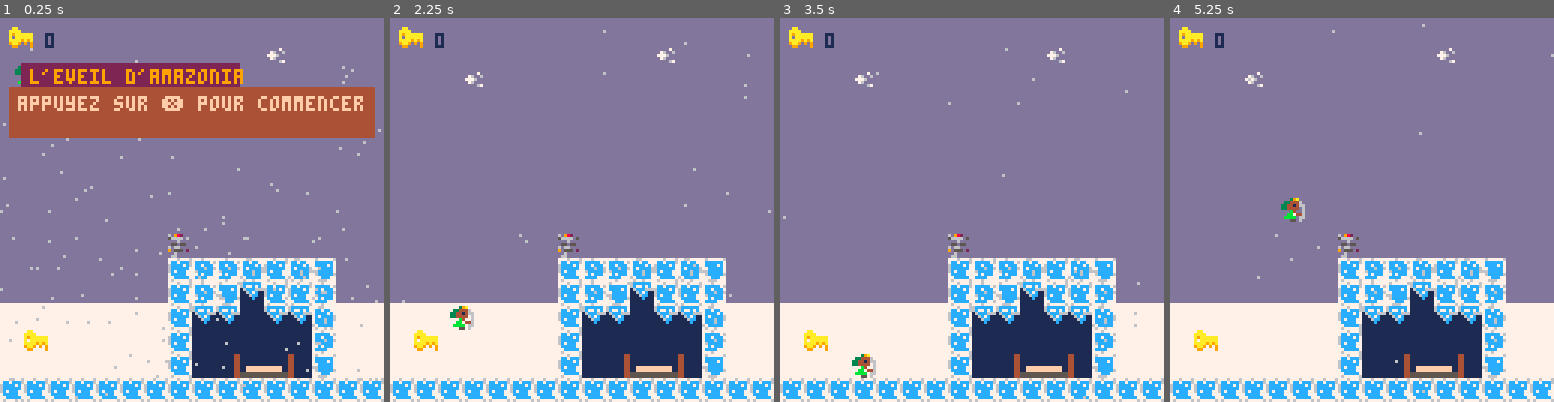
Above: before the commit, frames 1-4 (left to right).
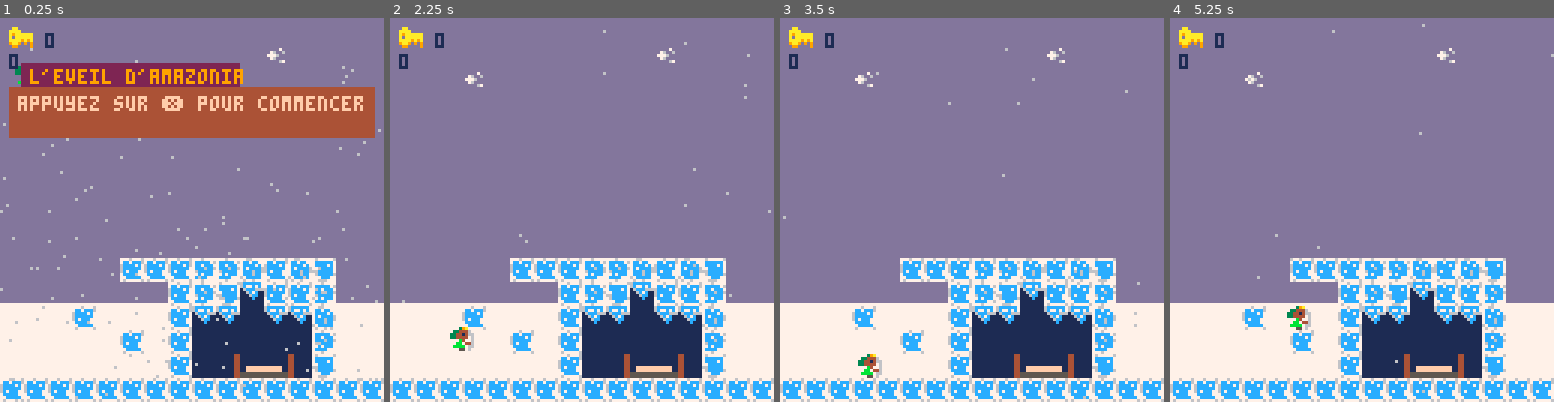
Above: after the commit, the same moments.

Repository: adatechschool/doris-pico-8-BastienVintras
Game: PICO-8 cartridge tuto.p8
Two runs of this game, one before a commit and one after it. Both use one fixed random seed, a clock stepped at 60 frames per second and the inputs below.
Inputs:
- Up to frame 1 (0.25 s): no input
- Up to frame 2 (2.25 s): tap X (X key) at 0.33, 1.07, 1.85 s; hold Right 1.6-2.1 s; hold Up from 2.15 s (still down)
- Up to frame 3 (3.5 s): release Up at 2.42 s; hold Right 2.47-3.03 s; tap X (X key) at 2.97 s; hold Left from 3.08 s (still down)
- Up to frame 4 (5.25 s): release Left at 3.58 s; hold Right 4.02-4.68 s; tap X (X key) at 4.08, 5.2 s; hold Up 4.73-5.03 s; hold Left from 5.08 s (still down)

The runs differ from the first frame. In frame 1, 1.7% of the frame differs, in the area x 2-50%, y 9-88%; in frame 2, 2.1%; in frame 3, 2.0%; in frame 4, 2.2%.

Commit message:
portes et fin de niveau

Diff:
--- a/tuto.p8
+++ b/tuto.p8
@@ -59,6 +59,7 @@
  end
  print(p.keys,camx+15,5,1)
  spr(32,camx+3,3)
+ print (state, camx+3, 12,1)
  draw_msg()
 
 
@@ -87,7 +88,7 @@
 
 if (is_grounded()) then
 p.dy=0
-if(btnp(2))p.dy=-5.5
+if(btnp(2))p.dy=-3
 else
 p.dy+=0.3
 if(p.dy>4)p.dy=4
@@ -220,9 +221,9 @@
 function interact(x,y)
 if check_flag(3,x,y)then
 pick_up_key(x,y)
---elseif check_flag(4,x,y)
---and p.keys>0 then
---open_door(x,y)
+elseif check_flag(4,x,y)
+and p.keys>0 then
+open_door(x,y)
  end
 end
 
@@ -259,41 +260,41 @@
 00094000552661107ccccc7777c7ccc77ccc6cc776ccccc6155555511111114411ffffff44111111ffffff11d555555d55555555000000000000000000000000
 000440005652661177ccccc77cccc77767ccccc7777ccc771411114111111144555555554411111155555555d565655d55555555000000000000000000000000
 0004400056661661767777767776777776776777776667771411114111111144555555554411111155555555d555555d55555555000000000000000000000000
-0aa00000000000006cccccc70000000077777777ddddddddc0c00c0c0000000066666666dddddddd66666666d565655d00000000000000000000000000000000
-aaaa0000000000006c77c7c70000000077777777dddddddd0c6776c00000000066666666dddddddd66666666d555555d00000000000000000000000000000000
-a9aaaaaa0000000016ccc6660000000077667777ddddd7ddc667766c00000000655556665dd5555566666666d565655d00000000000000000000000000000000
-a0aaaaaa00000000116c7c110000a10077667777dd76dd6d0006c00000000000657775665dd5656566666666d555555d00000000000000000000000000000000
-aaaa9a9a000000001116cc11000aa10066666677d7776ddd070c600000000000677777565dd5555566666666d565655d00000000000000000000000000000000
-9aa90909000000001111c11100aaaa1066666677dd76ddddc660066c00000000677777565dd5656566666666d555555d00000000000000000000000000000000
-0990000900000000111111110aaaaaa166666677ddddd67d0c6006c000000000677777565dd5555566666666d555555d00000000000000000000000000000000
-0000000000000000111111110aaaaaa166666677ddddddddc0c00c0c00000000657775565dd5656566666666d555555d00000000000000000000000000000000
-0000000000000000000000000000000000000000000000000000000060ddd0d00000000000000000000000007777777700000000000000000000000000000000
-00000000000000000000000000000000000000000000000000000000568686500000000000000000000000007777677600000000000000000000000000000000
-00000000000000000000000000000000000000000000000000000000006660000000000000000000000000006676676600000000000000000000000000000000
-00000000000000000000000000000000000000000000000000000000055055000000000000000000000000006666666600000000000000000000000000000000
-000000000000000000000000000000000000000000000000000000006066d0d00000000000000000000000006666666600000000000000000000000000000000
-00000000000000000000000000000000000000000000000000000000905550200000000000000000000000006666666600000000000000000000000000000000
-000000000000000000000000000000000000000000000000000000000060d0000000000000000000000000006666666600000000000000000000000000000000
-000000000000000000000000000000000000000000000000000000000660dd000000000000000000000000006666666600000000000000000000000000000000
+0aa00000000000006cccccc70000000077777777ddddddddc0c00c0c5555555566666666dddddddd66666666d565655d00000000000000000000000000000000
+aaaa0000000000006c77c7c70000000077777777dddddddd0c6776c05555565566666666dddddddd66666666d555555d00000000000000000000000000000000
+a9aaaaaa0000000016ccc6660000000077667777ddddd7ddc667766c55555665655556665dd5555566666666d565655d00000000000000000000000000000000
+a0aaaaaa00000000116c7c110000a10077667777dd76dd6d0006c00055556555657775665dd5656566666666d555555d00000000000000000000000000000000
+aaaa9a9a000000001116cc11000aa10066666677d7776ddd070c600055565555677777565dd5555566666666d565655d00000000000000000000000000000000
+9aa90909000000001111c11100aaaa1066666677dd76ddddc660066c55555555677777565dd5656566666666d555555d00000000000000000000000000000000
+0990000900000000111111110aaaaaa166666677ddddd67d0c6006c056555565677777565dd5555566666666d555555d00000000000000000000000000000000
+0000000000000000111111110aaaaaa166666677ddddddddc0c00c0c55555555657775565dd5656566666666d555555d00000000000000000000000000000000
+0450000004444440000000000000000000000000000000000000000060ddd0d00000000000000000000000007777777700000000000000000000000000000000
+04500000045555400000000000000000000000000000000000000000568686500000000000000000000000007777677600000000000000000000000000000000
+04500000045555400000000000000000000000000000000000000000006660000000000000000000000000006676676600000000000000000000000000000000
+04500000044444400000000000000000000000000000000000000000055055000000000000000000000000006666666600000000000000000000000000000000
+a450000004444a4000000000000000000000000000000000000000006066d0d00000000000000000000000006666666600000000000000000000000000000000
+04500000045555400000000000000000000000000000000000000000905550200000000000000000000000006666666600000000000000000000000000000000
+045000000455554000000000000000000000000000000000000000000060d0000000000000000000000000006666666600000000000000000000000000000000
+045000000444444000000000000000000000000000000000000000000660dd000000000000000000000000006666666600000000000000000000000000000000
 __gff__
-0000000000000002000000000000000000000505050500000000000000000000080000020000000000000000000000000000000000000000000000000000000000000000000000000000000000000000000000000000000000000000000000000000000000000000000000000000000000000000000000000000000000000000
+0000000000000002000000000000000000000505050500000000000000000000080000020000000000000000000000001100000000000000000000000000000000000000000000000000000000000000000000000000000000000000000000000000000000000000000000000000000000000000000000000000000000000000
 0000000000000000000000000000000000000000000000000000000000000000000000000000000000000000000000000000000000000000000000000000000000000000000000000000000000000000000000000000000000000000000000000000000000000000000000000000000000000000000000000000000000000000
 __map__
 00000d000000000d00000000000d000000000000000000000000000d00000000000000000000000000000000000000000000000000000000000000000000000000000025000000002500000000002500000000000000000000000000000000000000000000000000000000000000000000000000000000000000000000000000
 000000000000000000000025000000000025000000000d000000000000002500000000250000000000000000000000000025000000250000000000250000000000000000000000000000000000000000000000000000000000000000000000000000000000000000000000000000000000000000000000000000000000000000
-0000002500000000000000000000000000000000000000000000250000000000000000000000000000250000000000000000000000000000000000000000121200001200000012000012000000120012121212121200000000000000000000000000000000000000000000000000000000000000000000000000000000000000
+0000002500000000000000000000000000000000000000000000250000000000000000000000000000250000000000000000000000000000000000000000000000000000000000000000000000120012121212121200000000000000000000000000000000000000000000000000000000000000000000000000000000000000
 000000000000000000000d0000000000000d00000025000d0000000000000d00000000000000000000000000000000000000000000000000000000000000000000000000000000000000000000000000000000001212000000000000000000000000000000000000000000000000000000000000000000000000000000000000
-000d0000000d000000000000000d000000000000000000000000000000000000000000000000000000000000000000000000002500000000000000000000000000000000250000000000000000000000250000001212120000000000000000000000000000000000000000000000000000000000000000000000000000000000
-00000000000000000d000000000000000000000d000000000000000d00000000000000000000000000000000000000000000000000000000000000121200000000000000000000000000001212120000000000001212121200000000000000000000000000000000000000000000000000000000000000000000000000000000
-0000000000000000000000000000000000000000000000000000000000000000000000000000000000000000000000000000000000000025000000000000121212121212121212121212000000000000000000001212121212000000000000000000000000000000000000000000000000000000000000000000000000000000
-0000000d00000000000000000000000000000000000000000000000000000d00000000200000000700000000000000000025000000000000000000000000000000000000000000000000000000000012120000001212121212121212121200000000000000000000000000000000000000000000000000000000000000000000
-0d0000000000000000000d000000000000001b121212121200000000000000000000001212121212000000000000001b0000000000000000000000000000000000000000000000000000000000000000000000000012121212121212121200000000000000000000000000000000000000000000000000000000000000000000
-0000000000000007000000000000000000002b1b1b00001b00000000000000000000000000000000000000000000002b0000000000000000000000000000121212121212121212000000000000000000000000000012121212121212121200000000000000000000000000000000000000000000000000000000000000000000
-0000000000000012131314121415000000002b2b2b00002b001b1b00070000000000000000000000000000000000002b1b00000000000000000000000012121212121212121212000000000012120000000000002312121212121212120000000000000000000000000000000000000000000000000000000000000000000000
-0000000000000012131522121213000000002b2b2b00002b002b2b00121414150000000000000000000000000000002b2b2b000000000000000000001212121212121212121212000000000000000000000000001212121212121212120000000000000000000000000000000000000000000000000000000000000000000000
-0000000000000012222206222214000000000000000000000000000000000000000000000000000000000000000000000000000000000012121212121212121212121212121212000000000000000000000000001212121212121212122300000000000000000000000000000000000000000000000000000000000000000000
-0020000000000012060606060613000000000000000000000000000000000000000000000000000000000020000000000000000000001212121212121212121212121212121212000012120000000000000000001212121212121212121200000000000000000000000000000000000000000000000000000000000000000000
-00000000000000120617181a1915000000000000000000000000000000000000000000000000000000232313132323000000000000121212121212121212121212121212121212000000000000000000000000001212121212121212121200000000000000000000000000000000000000000000000000000000000000000000
+000d0000000d000000000000000d000000000000000000000000000000000000000000000000000000000000000000000000002500000000000000000000000000000000250000000000000000000000250000001212120000000000000000000000000000000000000000000000000000000000000000000015151512121212
+00000000000000000d000000000000000000000d000000000000000d00000000000000000000000000000000000000000000000000000000000000000000000000000000000000000000001212120000000000001212121200000000000000000000000000000000000000000000000000000000000000151515000000000012
+0000000000000000000000000000000000000000000000000000000000000000000000000000000000000000000000000000000000000025000000000000000000000000000000000000000000000000000000001212121212000000000000000000000000000000000000000000000000000000000015150000000000000012
+0000000d00000000000000000000000000000000000000000000000000000d00000000200000000700000000000000000025000000000000000000000000000000000000000000000000000000000000000000001212121212121212121200000000000000000000000000000000000000000000001515000000000000000012
+0d0000000000000000000d000000000000001b121212121200000000000000000000001212121212000000000000001b0000000000000000000000000000000000000000000000000000000000000000000000000012121212121212121200000000000000000000000000000000001515000015151500000000000000000012
+0000000000000000000000000000000000002b1b1b00001b00000000000000000000000000000000000000000000002b0000000000000000000000000000121212121212121212000000000000000000000000000012121212121212121200000000000000000000000000000015151515151515000000000000070000000012
+0000000000121212131314121415000000002b2b2b00002b001b1b00070000000000000000000000000000000000002b1b00000000000000000000000012121212121212121212000000000012120000000000002312121212121212120000000000000000000000000000001500000000000012000000000000120000000012
+0000000000000012131522121213000000002b2b2b00002b002b2b00121414150000000000000000000000000000002b2b2b000000000000000000001212121212121212121212000000000000000000000000001212121212121212120000000000000000000000000000001500000000000012000007070000000000000012
+0000001200000012222206222214000000000000000000000000000000000000000000000000000000000000000000000000000000000012121212121212121212121212121212000000000000000000000000001212121212121212122300000000000000000000000000001500000000000012000012120000000000000012
+0000000000120012060606060613000000000000000000000000000000000000001200000000000000000020000000000000000000001212121212121212121212121212121212000012120000000000000000001212121212121212121200000000000000000000000000001500000000000012000000000000000000000012
+00000000000000120617181a1915000000000000000000000000000000000000000000000000000000232313132323000000000000121212121212121212121212121212121212000000000000000000000000001212121212121212121200000000000000000000000000003000000000000030000000000000000707000012
 1212121212121212121212121212121212151515151515151515151515151515151515151515151515151515151515151515151515151515151512151515151515151515151515151515151515151515151515151515151515151515151515151515151515151515151515151515151515151515151515151515151515151515
 0000000000000000000000000000000000000000000000000000000000000000000000000000000000000000000000000000000000000000000000000000000000000000000000000000000000000000000000000000000000000000000000000000000000000000000000000000000000000000000000000000000000000000
 0000000000000000000000000000000000000000000000000000000000000000000000000000000000000000000000000000000000000000000000000000000000000000000000000000000000000000000000000000000000000000000000000000000000000000000000000000000000000000000000000000000000000000
